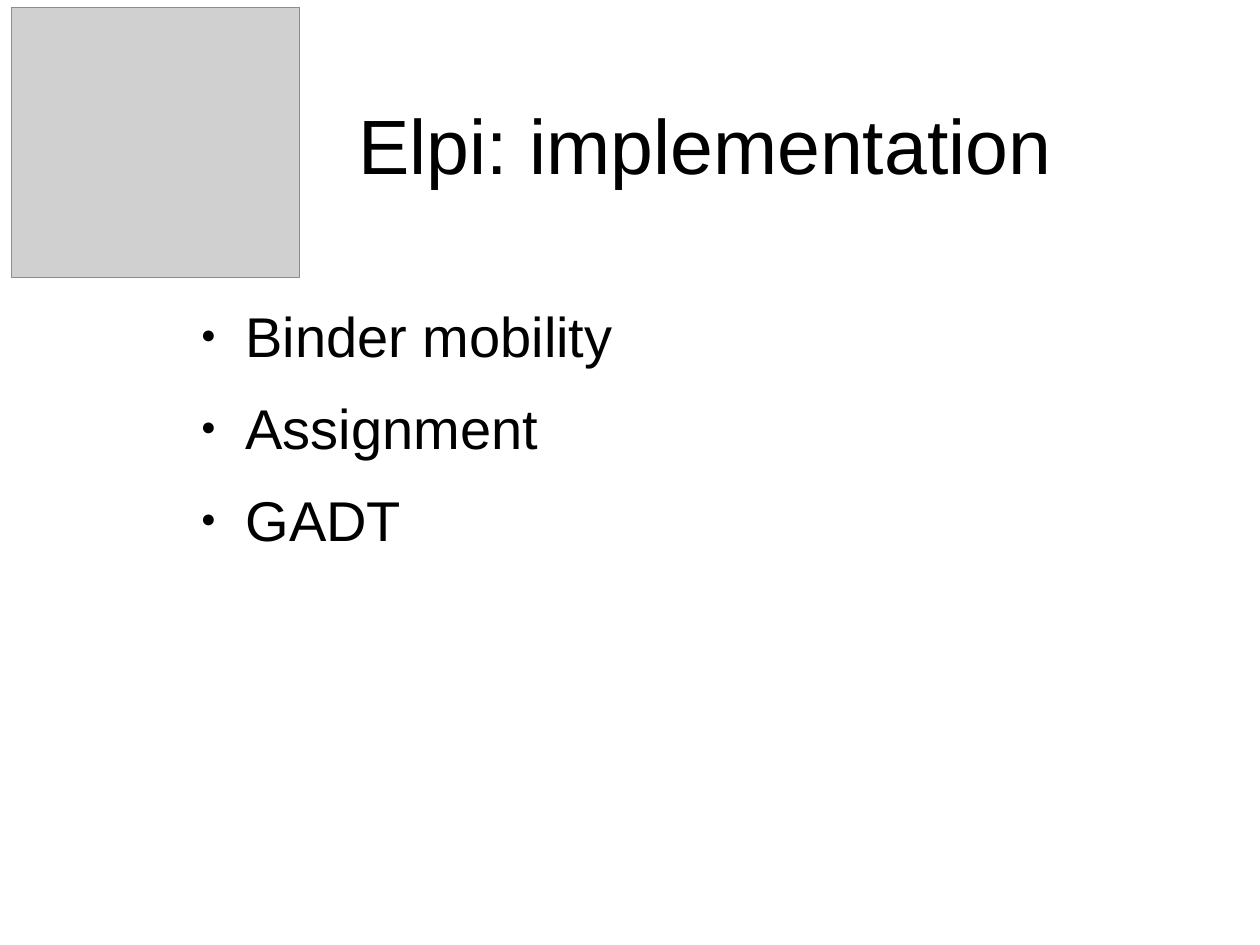
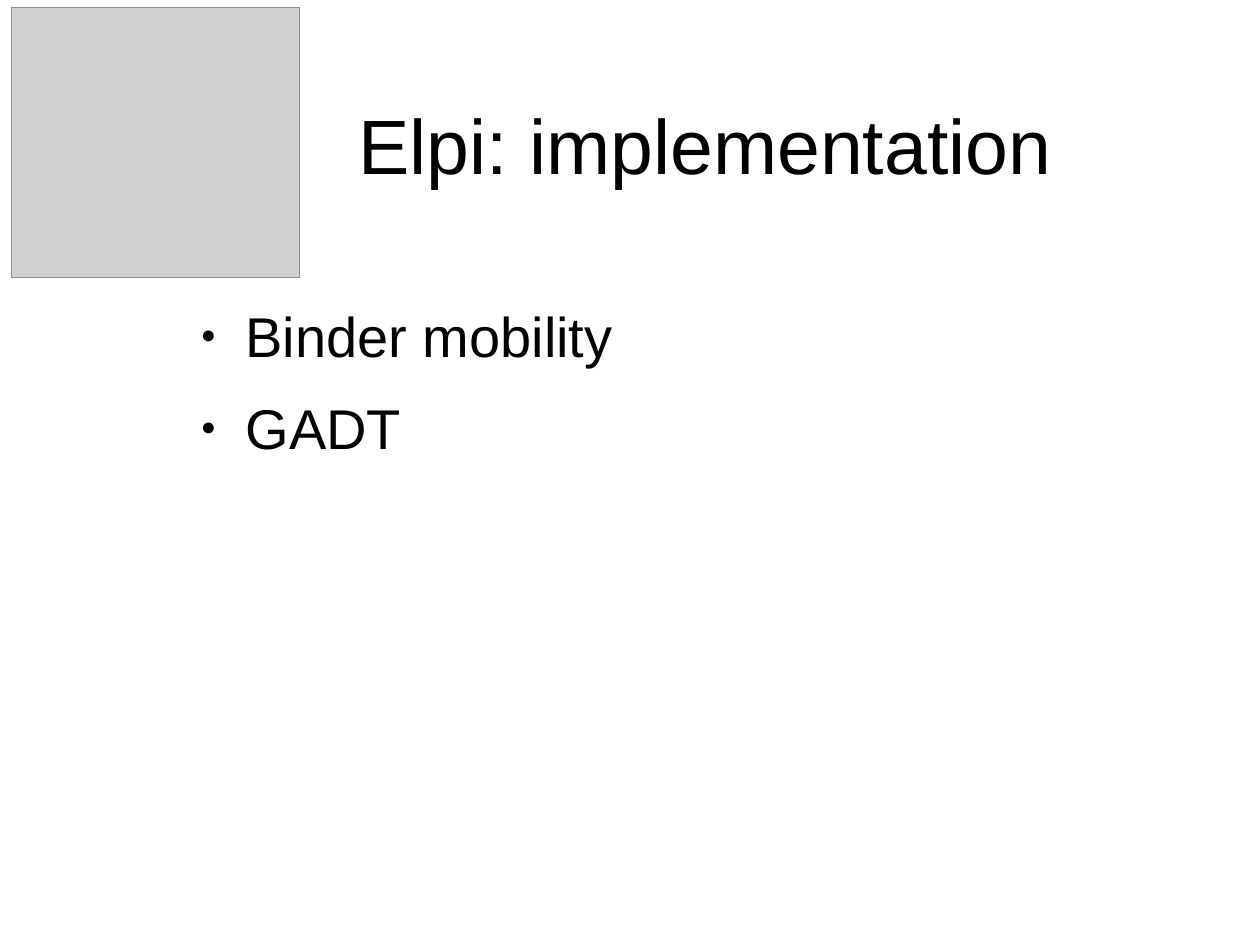
Before and after one commit to gares/mlws18, a slide deck: slide 41 of slides.odp (slide 37 before the commit). Drawn at 1260x945 pixels with LibreOffice and Linux fonts; fonts in the diff are those of the drawing; grey boxes stand for pictures; background and template pictures are left out. Boxes give left, top, right and bottom in pixels: in the first picture for what was removed or moved away, otherwise in the second. Text is boxed around its words. In the diff, an @@ line names an element or a change of style, - is before the commit and + after.

```diff
--- a/slides.odp
+++ b/slides.odp
@@ text at (245, 408, 537, 460): paragraph removed @@
-● Assignment
```
Also in this commit, not shown: 41 other slides changed, 1 slide added, 3 other files.
